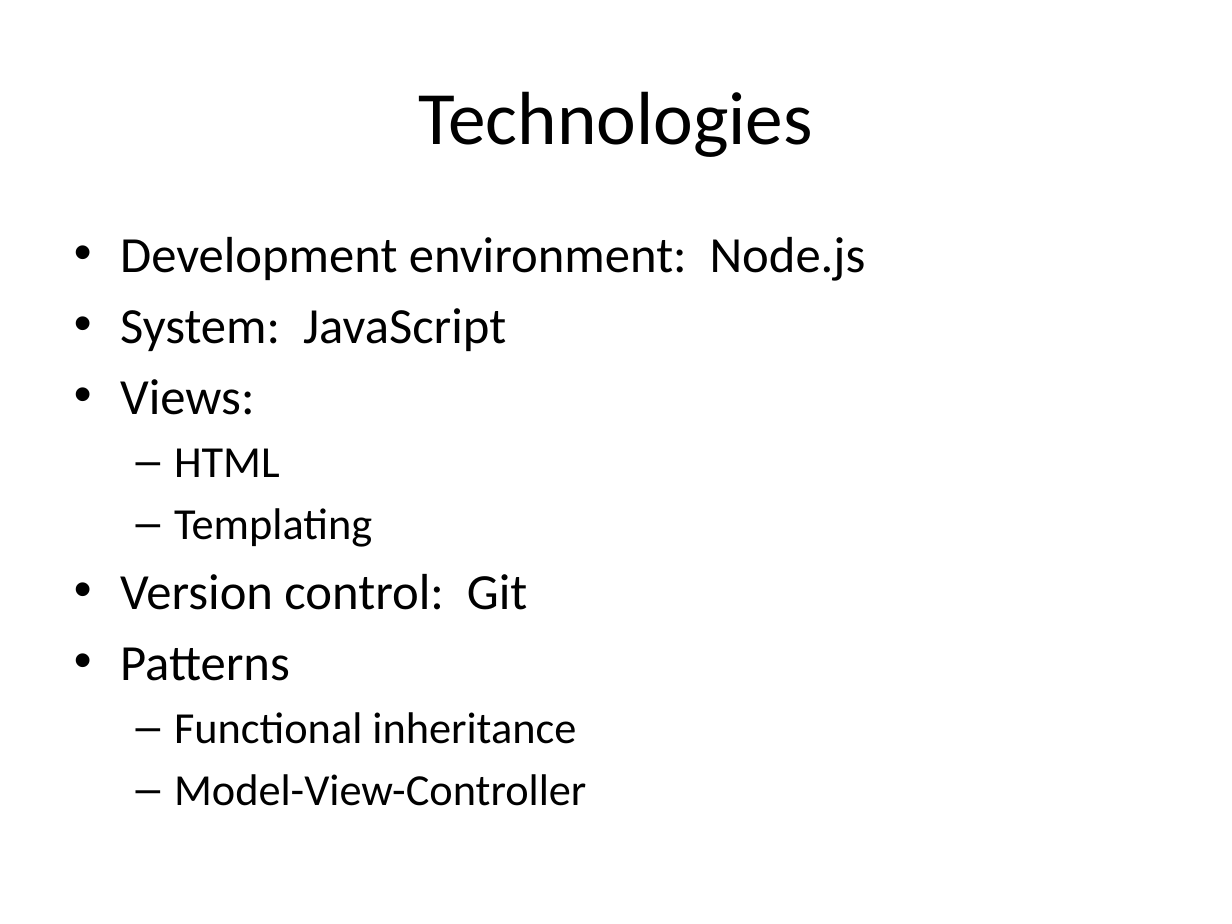
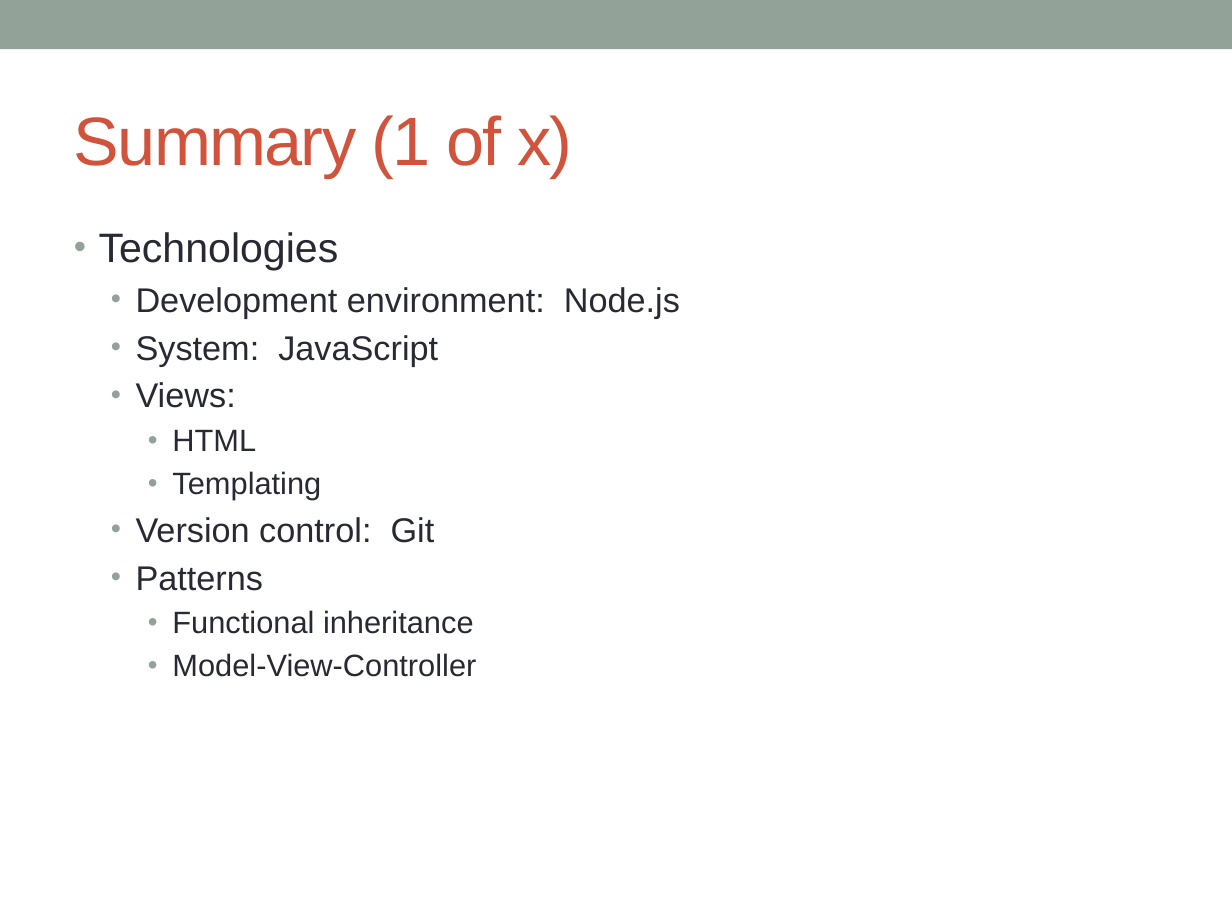
Before and after one commit to nodemvc/node-mvc, a slide deck: slide 11 of Documents/nodeMvcPresentation.pptx. Drawn at 1232x924 pixels with LibreOffice and Linux fonts; fonts in the diff are those of the drawing. Boxes give left, top, right and bottom in pixels: in the first picture for what was removed or moved away, otherwise in the second. Text is boxed around its words. In the diff, an @@ line names an element or a change of style, - is before the commit and + after.

```diff
--- a/Documents/nodeMvcPresentation.pptx
+++ b/Documents/nodeMvcPresentation.pptx
@@ rectangle added at (x1=0, y1=0, x2=1232, y2=49), fill #93A299 @@
@@ title at (x1=74, y1=115, x2=572, y2=178): text changed; size 44 to 40 pt; font Calibri to Arial; text colour #000000 to #D2533C @@
-Technologies
+Summary (1 of x)
@@ text at (x1=99, y1=232, x2=339, y2=271): paragraph added @@
+• Technologies
@@ text at (x1=136, y1=287, x2=680, y2=677): size 29.6 to 20 pt in "Development environment: Node.js", "System: JavaScript", "Views:", "Version control: Git" and 1 more places; font Calibri to Arial, text colour #000000 to #292934; size 25.9 to 18 pt in "HTML", "Templating", "Functional inheritance", "Model-View-Controller"; list level 1 to 2 in "Development environment: Node.js"; list level 1 to 2 in "System: JavaScript"; list level 1 to 2 in "Views:"; bullet – to •; list level 2 to 3 in "HTML"; list level 2 to 3 in "Templating"; list level 1 to 2 in "Version control: Git"; list level 1 to 2 in "Patterns"; list level 2 to 3 in "Functional inheritance"; list level 2 to 3 in "Model-View-Controller" @@
```
Also in this commit, not shown: 7 other slides changed, 6 slides added, 4 slides removed.
